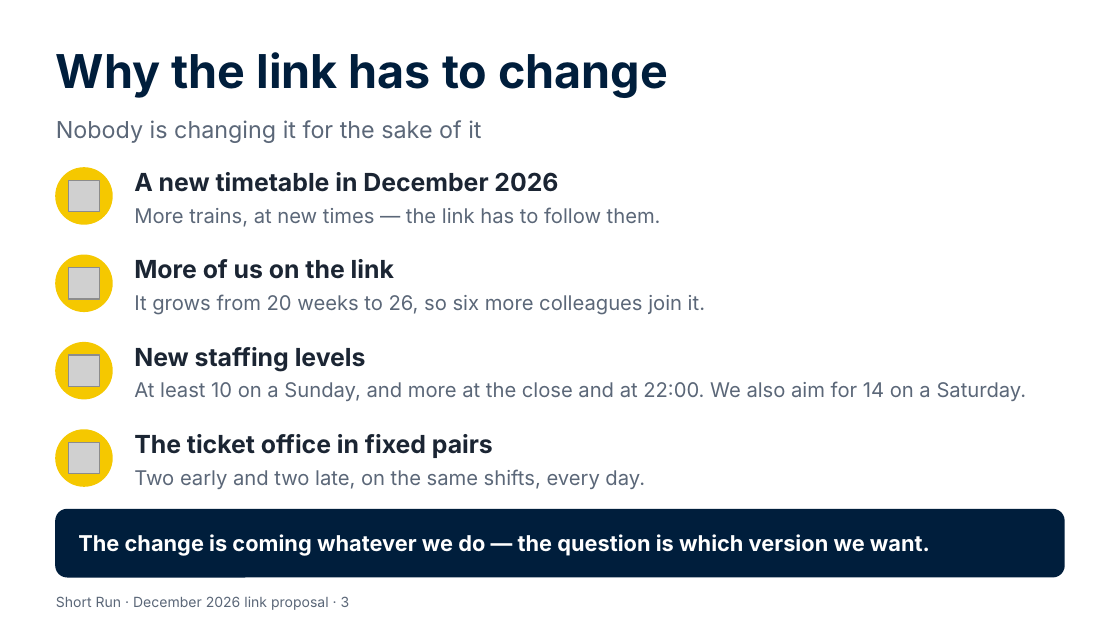
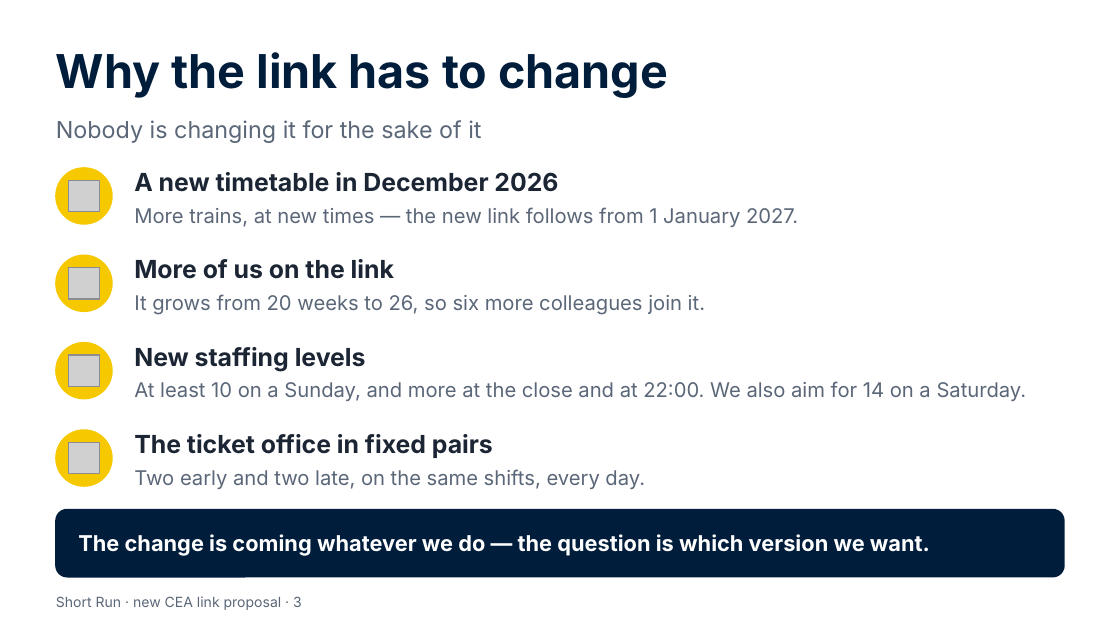
Before and after one commit to Garethdavidmiller/roster-app, a slide deck: slide 3 of docs/links-26/presentations/Short-Run-for-colleagues.pptx. Drawn at 1120x630 pixels with LibreOffice and Linux fonts; fonts in the diff are those of the drawing; grey boxes stand for pictures. Boxes give left, top, right and bottom in pixels: in the first picture for what was removed or moved away, otherwise in the second. Text is boxed around its words. In the diff, an @@ line names an element or a change of style, - is before the commit and + after.

```diff
--- a/docs/links-26/presentations/Short-Run-for-colleagues.pptx
+++ b/docs/links-26/presentations/Short-Run-for-colleagues.pptx
@@ text at [134,207,798,227]: text changed @@
-More trains, at new times — the link has to follow them.
+More trains, at new times — the new link follows from 1 January 2027.
@@ text at [56,596,302,610]: text changed @@
-Short Run · December 2026 link proposal · 3
+Short Run · new CEA link proposal · 3
```
Also in this commit, not shown: 13 other slides changed, 50 other files.
